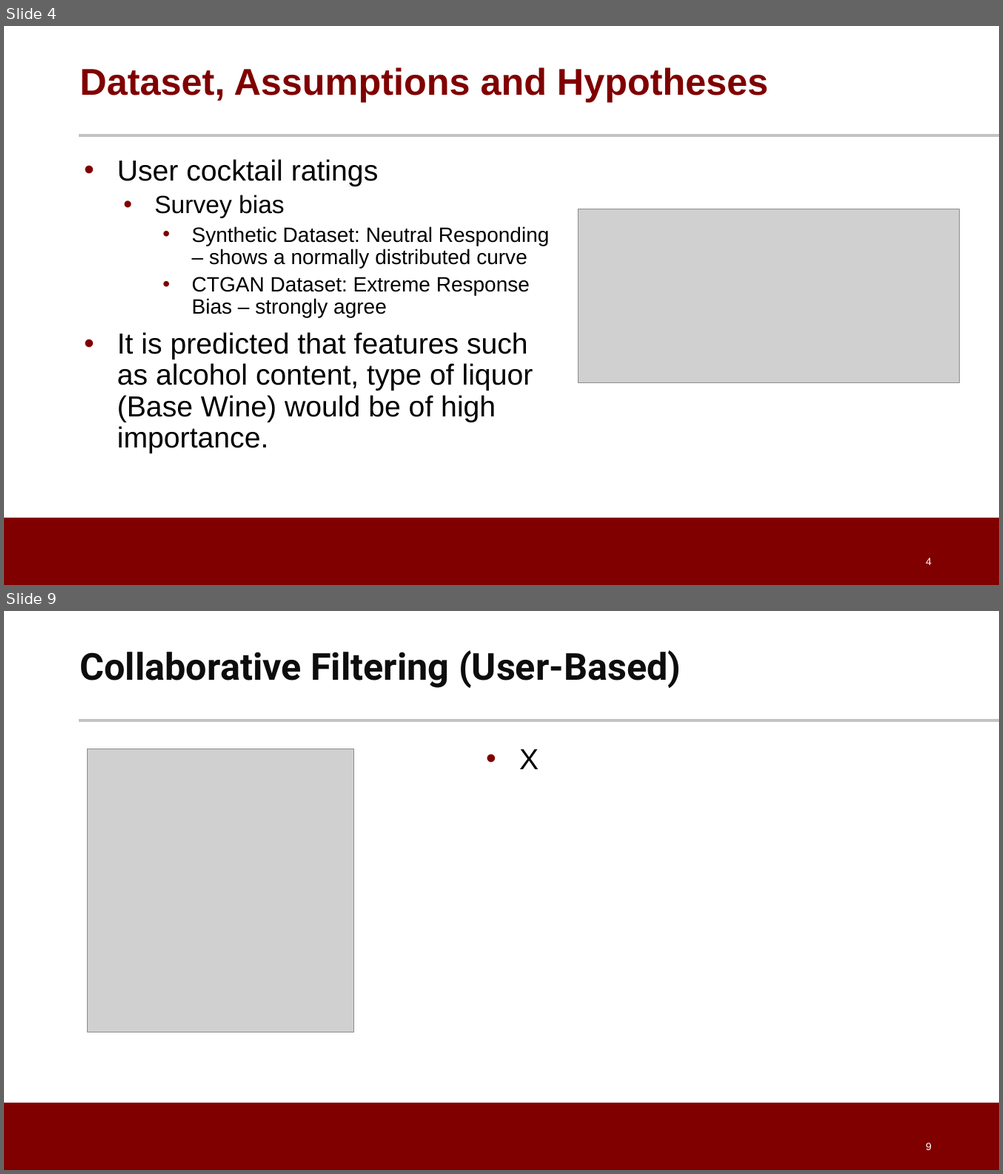
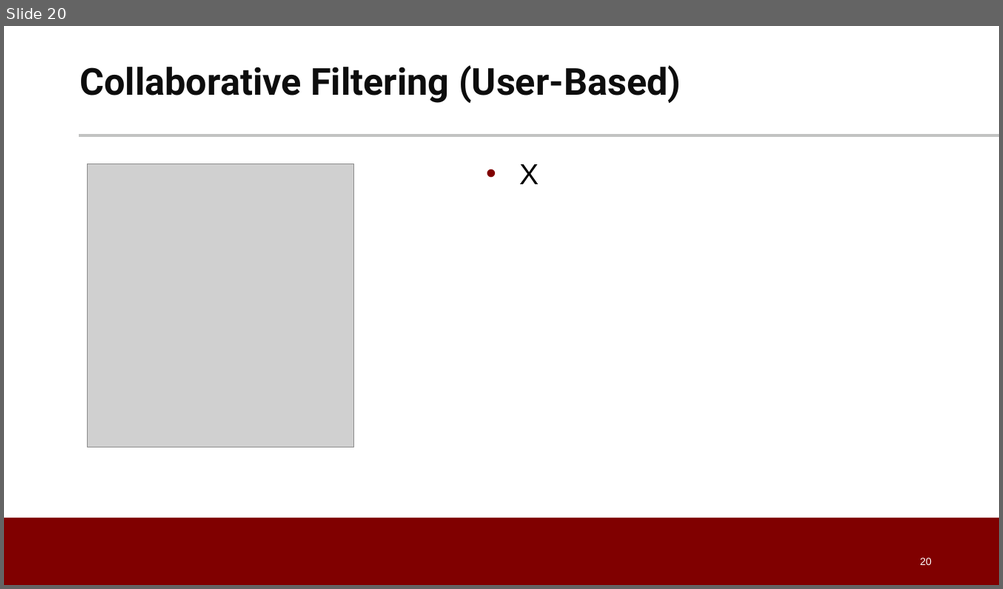
Before and after one commit to dpatel77/CocktailRecommenderSystem, a slide deck: Cocktail_Recommendation_System.pptx. Shown one above the other, each under a label of ours: slides 4 and 9 before the commit, slide 20 after it; the slides between them are not shown. The pictures are 1003x1174 and 1003x589 pixels, drawn with LibreOffice and Linux fonts; fonts in the diff are those of the drawing; grey boxes stand for pictures; background and template pictures are left out. Boxes give left, top, right and bottom in pixels: in the first picture for what was removed or moved away, otherwise in the second. Text is boxed around its words. In the diff, an @@ line names an element or a change of style, - is before the commit and + after.

```diff
--- a/Cocktail_Recommendation_System.pptx
+++ b/Cocktail_Recommendation_System.pptx
@@ slide 4 removed at (x1=4, y1=26, x2=999, y2=585), background #FFFFFF; not listed: 2 template elements that a slide beside it also shows @@
@@ title removed at (x1=79, y1=67, x2=768, y2=102) @@
-Dataset, Assumptions and Hypotheses
@@ text removed at (x1=117, y1=159, x2=549, y2=454) @@
-• User cocktail ratings
-  • Survey bias
-    • Synthetic Dataset: Neutral Responding – shows a normally distributed curve
-    • CTGAN Dataset: Extreme Response Bias – strongly agree
-• It is predicted that features such as alcohol content, type of liquor (Base Wine) would be of high importance.
@@ picture removed at (x1=578, y1=209, x2=959, y2=383) @@
@@ page number removed at (x1=925, y1=558, x2=931, y2=565) @@
-4
@@ what was slide 9 is now slide 20 @@
@@ page number at (x1=919, y1=558, x2=931, y2=565): text changed @@
-9
+20
```
Also in this commit, not shown: 7 slides changed, 12 slides added.
